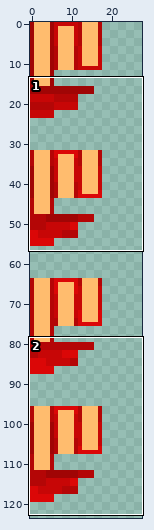
Two states of a sprite sheet, BlueBlocksCraft for Redstone Arsenal/assets/redstonearsenal/textures/3dres/tools/pickaxes/flux_empowered.png. The first picture is a wide view before the edit; the outline marks the close-up.
Close-up. Before:
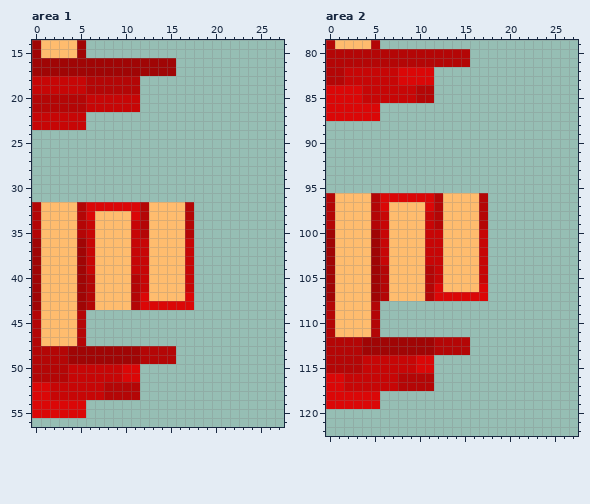
The file is 32x128 pixels. Shown: area 1: x 0..27, y 14..56; area 2: x 0..27, y 79..122. The wide view leaves out empty margins.
After:
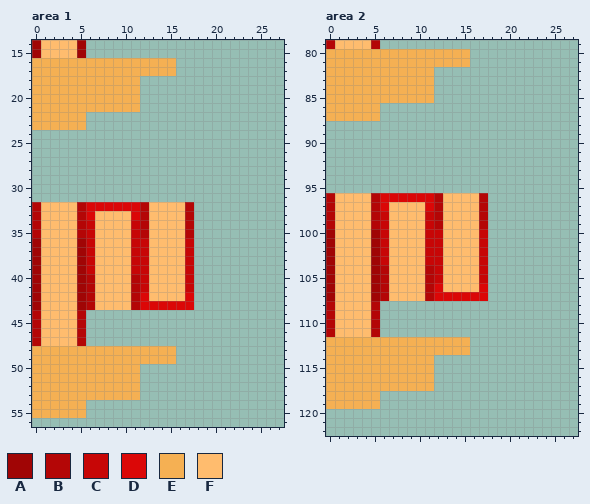
Palette (. is transparent): A #a00505  B #b40606  C #c70606  D #db0707  E #f5b053  F #ffbc6e
From old to new:
--- area 1
@@ x 0..17 @@
 15 AFFFFA............
-16 AAAAAAAAAAAAAAAA..
-17 AAAAAAAAAAAAAAAA..
-18 CCCCCCBBBBBB......
-19 CCCCCCBBBBBB......
-20 BBBBBBCCCCCC......
-21 BBBBBBCCCCCC......
-22 CCCCCC............
-23 CCCCCC............
+16 EEEEEEEEEEEEEEEE..
+17 EEEEEEEEEEEEEEEE..
+18 EEEEEEEEEEEE......
+19 EEEEEEEEEEEE......
+20 EEEEEEEEEEEE......
+21 EEEEEEEEEEEE......
+22 EEEEEE............
+23 EEEEEE............
 24 ..................
@@ x 0..17 @@
 47 BFFFFB............
-48 BBBBAAAAAAAABBBB..
-49 BBBBAAAAAAAABBBB..
-50 BBBBCCCCCCDD......
-51 BBBBCCCCCCDD......
-52 DDCCCCCCBBBB......
-53 DDCCCCCCBBBB......
-54 DDDDDD............
-55 DDDDDD............
+48 EEEEEEEEEEEEEEEE..
+49 EEEEEEEEEEEEEEEE..
+50 EEEEEEEEEEEE......
+51 EEEEEEEEEEEE......
+52 EEEEEEEEEEEE......
+53 EEEEEEEEEEEE......
+54 EEEEEE............
+55 EEEEEE............
 56 ..................
--- area 2
@@ x 0..17 @@
  79 BFFFFB............
- 80 BBBBBBBBBBBBBBBB..
- 81 BBBBBBBBBBBBBBBB..
- 82 BBCCCCCCDDDD......
- 83 BBCCCCCCDDDD......
- 84 DDDDCCCCCCBB......
- 85 DDDDCCCCCCBB......
- 86 DDDDDD............
- 87 DDDDDD............
+ 80 EEEEEEEEEEEEEEEE..
+ 81 EEEEEEEEEEEEEEEE..
+ 82 EEEEEEEEEEEE......
+ 83 EEEEEEEEEEEE......
+ 84 EEEEEEEEEEEE......
+ 85 EEEEEEEEEEEE......
+ 86 EEEEEE............
+ 87 EEEEEE............
  88 ..................
@@ x 0..17 @@
 111 BFFFFB............
-112 BBBBAAAAAAAABBBB..
-113 BBBBAAAAAAAABBBB..
-114 BBBBCCCCCCDD......
-115 BBBBCCCCCCDD......
-116 DDCCCCCCBBBB......
-117 DDCCCCCCBBBB......
-118 DDDDDD............
-119 DDDDDD............
+112 EEEEEEEEEEEEEEEE..
+113 EEEEEEEEEEEEEEEE..
+114 EEEEEEEEEEEE......
+115 EEEEEEEEEEEE......
+116 EEEEEEEEEEEE......
+117 EEEEEEEEEEEE......
+118 EEEEEE............
+119 EEEEEE............
 120 ..................
Boxes around the changes in both close-ups, in picture pixels (x1, y1, x2, y2):
changed: (32, 58, 176, 130)
changed: (32, 346, 176, 418)
changed: (326, 49, 470, 121)
changed: (326, 337, 470, 409)
